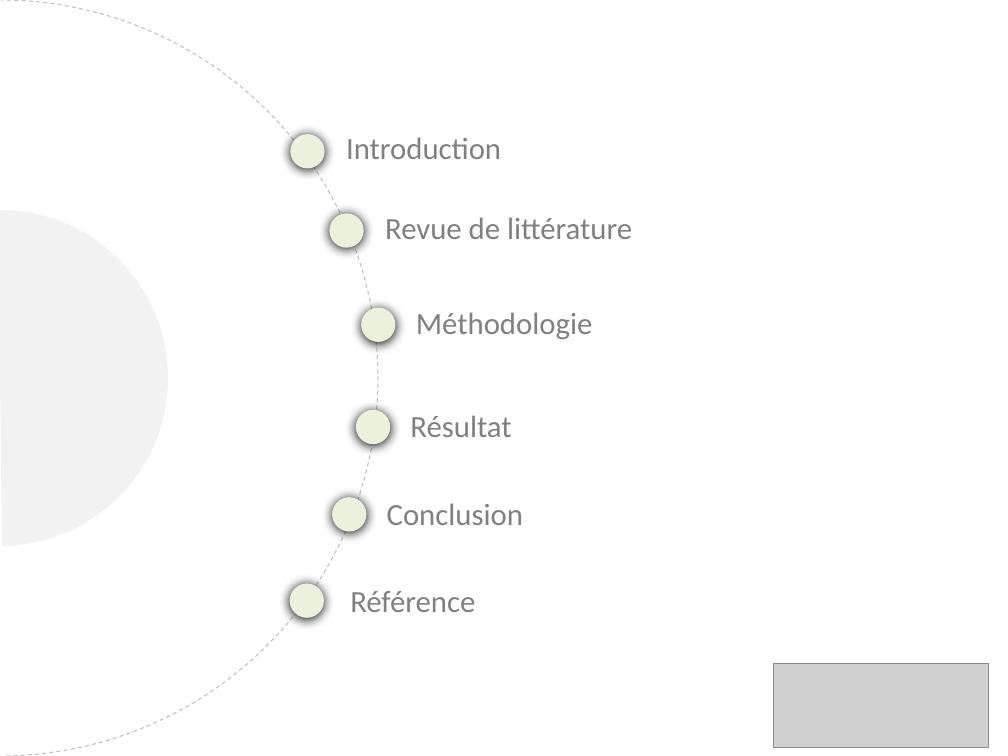
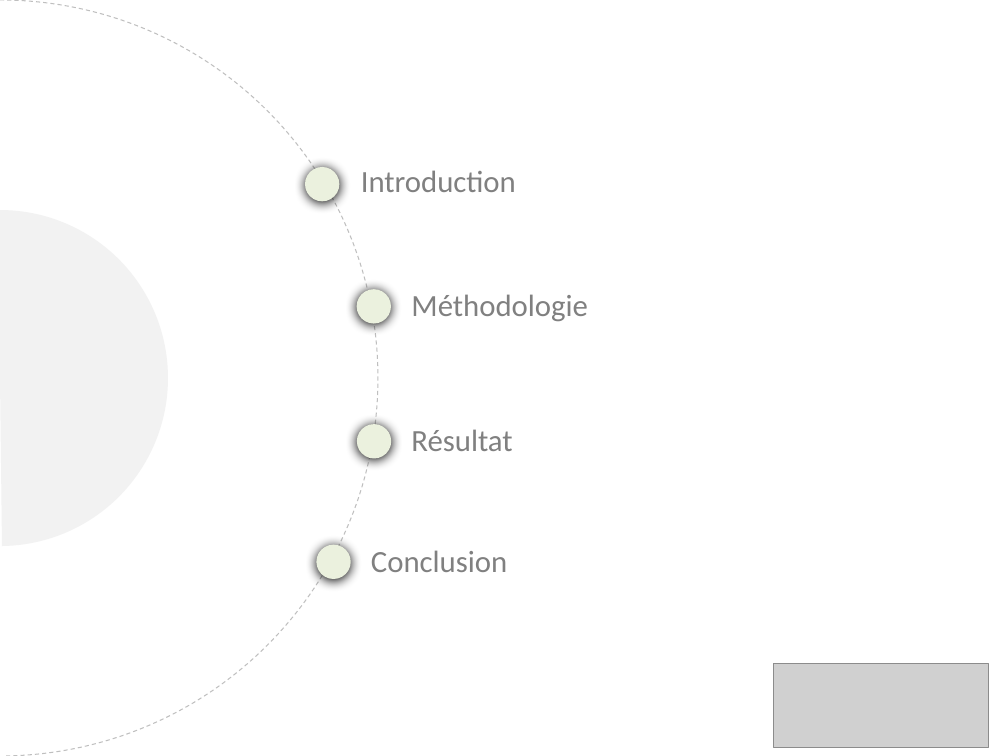
Before and after one commit to luinaudt/inf6422, a slide deck: slide 2 of lab3/presentation.pptx. Drawn at 1008x756 pixels with LibreOffice and Linux fonts; fonts in the diff are those of the drawing; grey boxes stand for pictures. Boxes give left, top, right and bottom in pixels: in the first picture for what was removed or moved away, otherwise in the second. Text is boxed around its words. In the diff, an @@ line names an element or a change of style, - is before the commit and + after.

```diff
--- a/lab3/presentation.pptx
+++ b/lab3/presentation.pptx
@@ ellipse: place and size @@
-ellipse at (290,134,325,168)
+ellipse at (305,167,340,202)
@@ text "Introduction": place and size @@
-text "Introduction" at (346,137,501,159)
+text "Introduction" at (361,170,516,192)
@@ ellipse removed at (330,214,364,248) @@
@@ text removed at (385,217,632,239) @@
-Revue de littérature
@@ ellipse: place and size @@
-ellipse at (361,307,395,342)
+ellipse at (357,289,391,324)
@@ text "Méthodologie": place and size @@
-text "Méthodologie" at (416,312,592,339)
+text "Méthodologie" at (411,294,587,321)
@@ text "Résultat": place and size @@
-text "Résultat" at (410,415,511,437)
+text "Résultat" at (411,429,512,451)
@@ ellipse: place and size @@
-ellipse at (356,410,390,445)
+ellipse at (357,424,391,459)
@@ text "Conclusion": place and size @@
-text "Conclusion" at (387,503,523,525)
+text "Conclusion" at (371,550,507,572)
@@ ellipse: place and size @@
-ellipse at (332,497,366,531)
+ellipse at (317,544,351,579)
@@ ellipse removed at (289,584,324,618) @@
@@ text removed at (350,591,475,612) @@
-Référence
```
Also in this commit, not shown: 15 other slides changed, 6 slides added, 4 slides removed.
